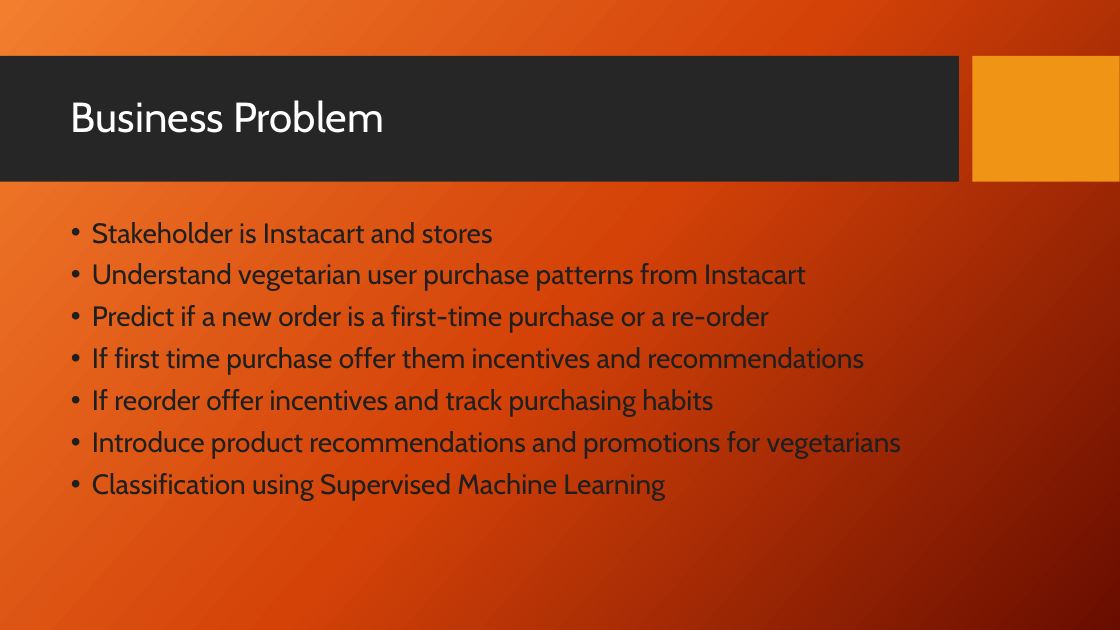
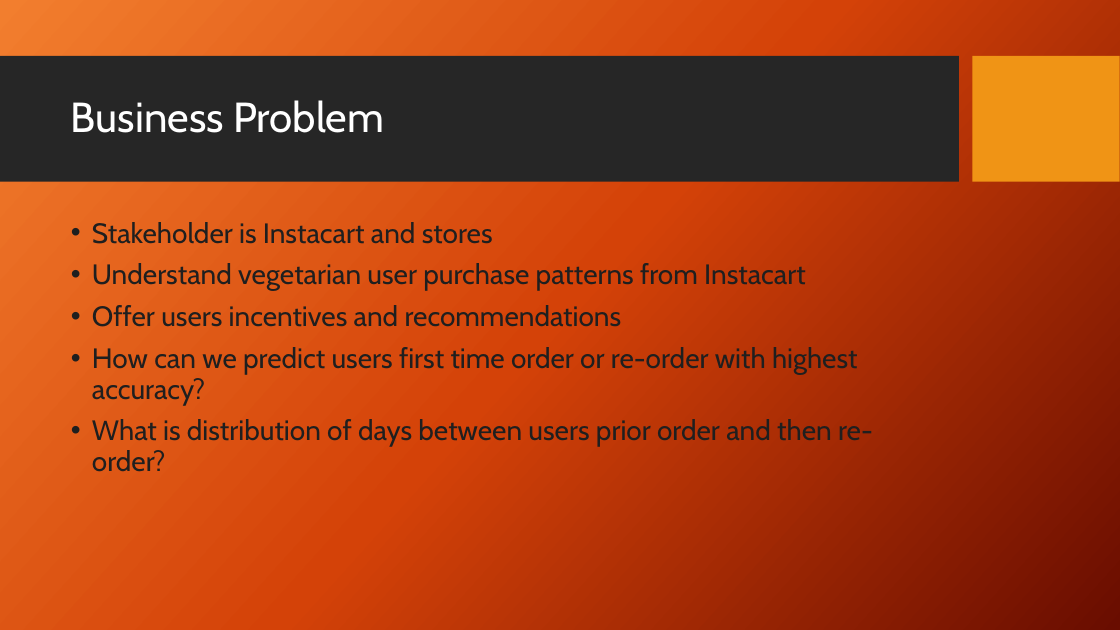
Before and after one commit to musairshad/Instacart-user-analysis, a slide deck: slide 2 of instacart basket analysis.pptx. Drawn at 1120x630 pixels with LibreOffice and Linux fonts; fonts in the diff are those of the drawing; background and template pictures are left out. Boxes give left, top, right and bottom in pixels: in the first picture for what was removed or moved away, otherwise in the second. Text is boxed around its words. In the diff, an @@ line names an element or a change of style, - is before the commit and + after.

```diff
--- a/instacart basket analysis.pptx
+++ b/instacart basket analysis.pptx
@@ text at box(92, 305, 873, 472): text changed @@
-• Predict if a new order is a first-time purchase or a re-order
-• If first time purchase offer them incentives and recommendations
-• If reorder offer incentives and track purchasing habits
-• Introduce product recommendations and promotions for vegetarians
-• Classification using Supervised Machine Learning
+• Offer users incentives and recommendations
+• How can we predict users first time order or re-order with highest accuracy?
+• What is distribution of days between users prior order and then re-order?
```
Also in this commit, not shown: 7 other slides changed, 4 slides added, 1 slide removed, 17 other files.
